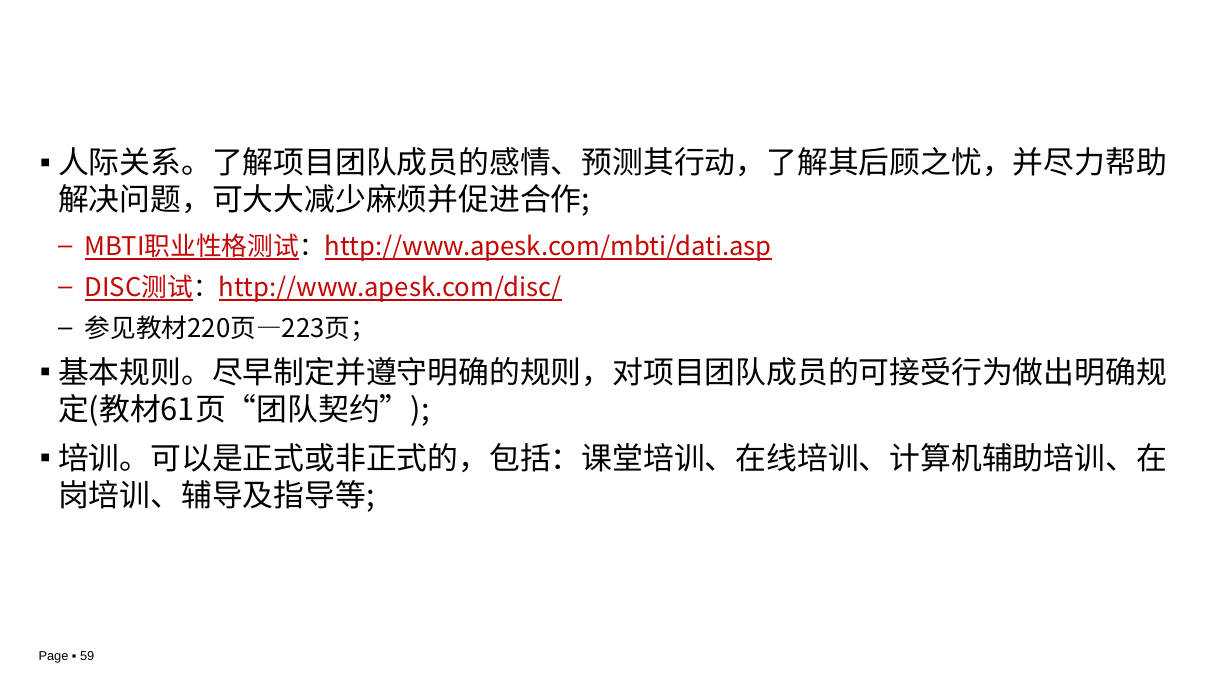
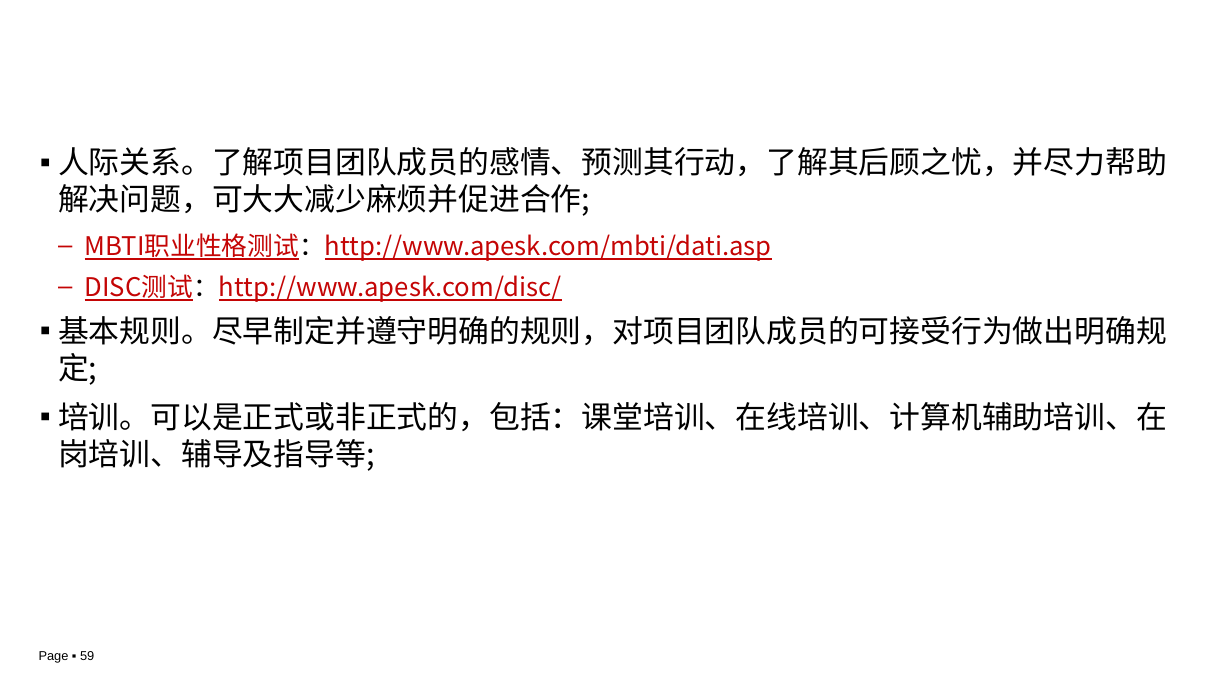
Before and after one commit to edu2act/course-IT-Project-Management, a slide deck: slide 59 of materials/slides/ch04.pptx. Drawn at 1232x693 pixels with LibreOffice and Linux fonts; fonts in the diff are those of the drawing; background and template pictures are left out. Boxes give left, top, right and bottom in pixels: in the first picture for what was removed or moved away, otherwise in the second. Text is boxed around its words. In the diff, an @@ line names an element or a change of style, - is before the commit and + after.

```diff
--- a/materials/slides/ch04.pptx
+++ b/materials/slides/ch04.pptx
@@ text at (58, 316, 1167, 385): text changed @@
-  – 参见教材220页—223页；
-▪ 基本规则。尽早制定并遵守明确的规则，对项目团队成员的可接受行为做出明确规定(教材61页“团队契约”);
+▪ 基本规则。尽早制定并遵守明确的规则，对项目团队成员的可接受行为做出明确规定;
```
Also in this commit, not shown: 7 other slides changed.
